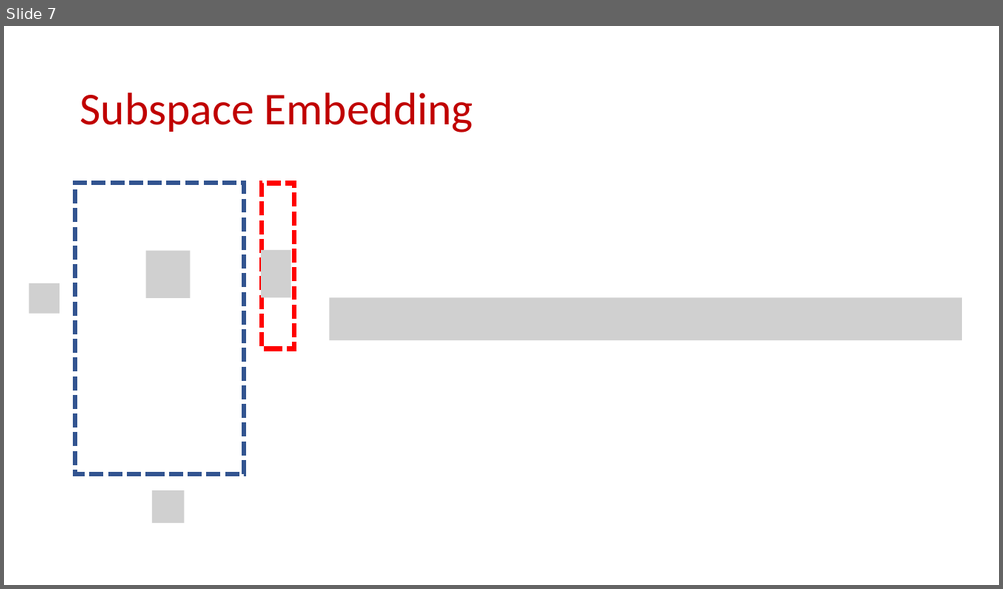
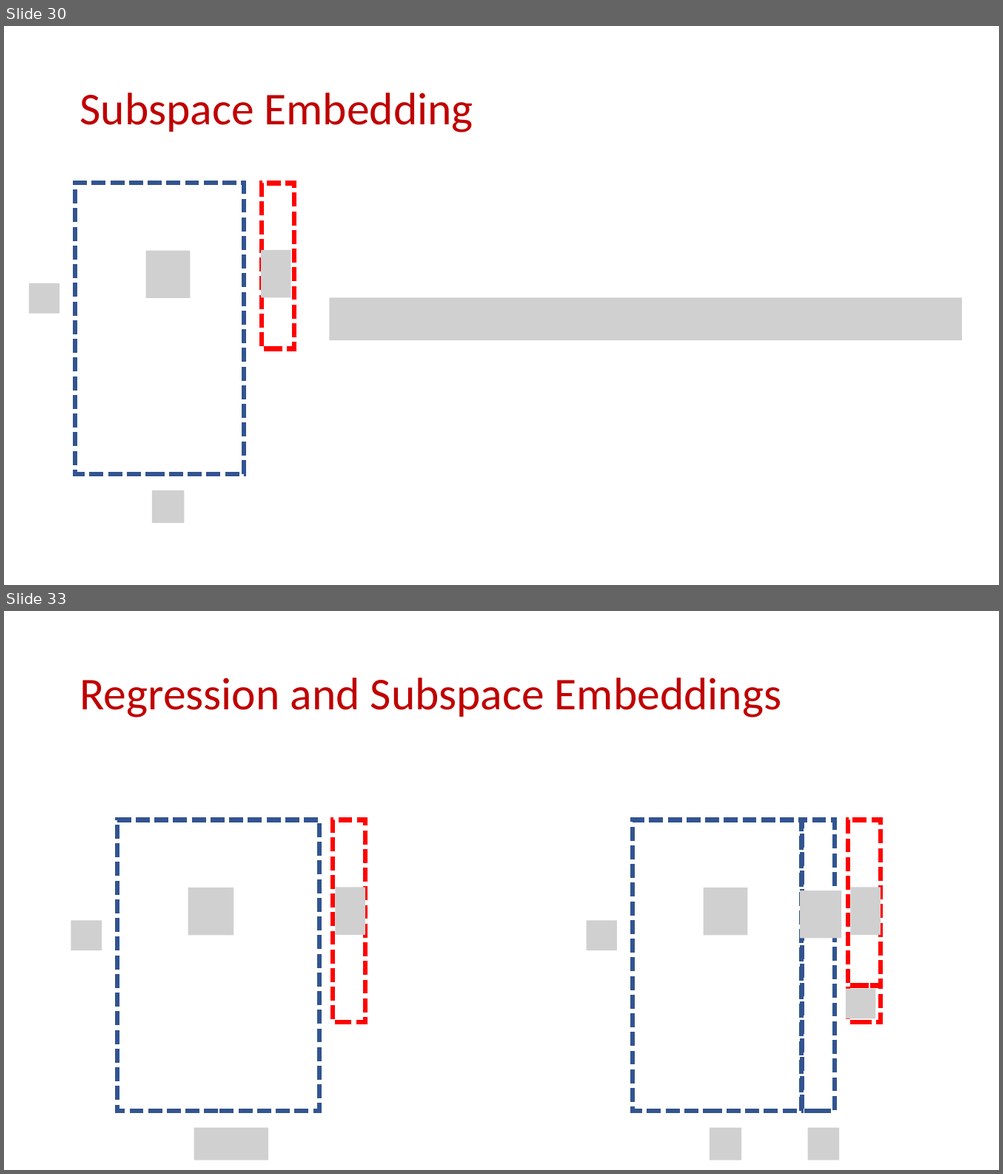
Before and after one commit to samsonzhou/samsonzhou.github.io, a slide deck: CSCE689-23/L26.pptx. Shown one above the other, each under a label of ours: slide 7 before the commit, slides 30 and 33 after it; the slides between them are not shown. The pictures are 1003x589 and 1003x1174 pixels, drawn with LibreOffice and Linux fonts; fonts in the diff are those of the drawing; grey boxes stand for pictures. Boxes give left, top, right and bottom in pixels: in the first picture for what was removed or moved away, otherwise in the second. Text is boxed around its words. In the diff, an @@ line names an element or a change of style, - is before the commit and + after.

```diff
--- a/CSCE689-23/L26.pptx
+++ b/CSCE689-23/L26.pptx
@@ slide 33 added at (4,611,999,1170), background #FFFFFF @@
@@ title added at (79,678,781,718), 44 pt, text #C00000 @@
+Regression and Subspace Embeddings
@@ rectangle added at (117,820,319,1112), outline #325491 4.5 pt dashed @@
@@ rectangle added at (333,820,365,1022), outline #FF0000 4.5 pt dashed @@
@@ rectangle added at (632,820,801,1112), outline #325491 4.5 pt dashed @@
@@ rectangle added at (802,820,835,1112), outline #325491 4.5 pt dashed @@
@@ rectangle added at (848,820,881,985), outline #FF0000 4.5 pt dashed @@
@@ picture added at (188,888,234,936) @@
@@ picture added at (336,888,365,936) @@
@@ picture added at (703,888,747,936) @@
@@ picture added at (800,891,842,939) @@
@@ picture added at (850,888,880,936) @@
@@ picture added at (71,920,102,951) @@
@@ picture added at (586,920,617,951) @@
@@ rectangle added at (848,986,881,1023), outline #FF0000 4.5 pt dashed @@
@@ picture added at (845,989,876,1019) @@
@@ picture added at (194,1128,268,1161) @@
@@ picture added at (709,1128,741,1161) @@
@@ picture added at (808,1128,839,1161) @@
@@ what was slide 7 is now slide 30 @@
```
Also in this commit, not shown: 31 other slides added, 2 other files.
